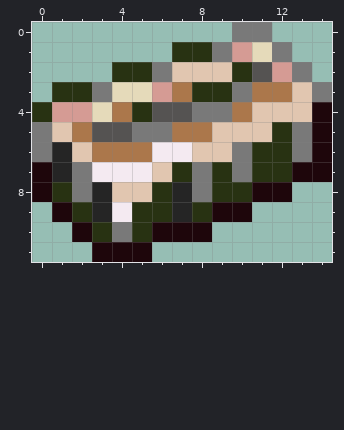
Pixel-art sprite: Items/Placeable/Bar/UnvolanditeBar.png. This is how it looked before the edit.
The file is 30x24 pixels, drawn in blocks of 2x2; one block is one cell here.
After:
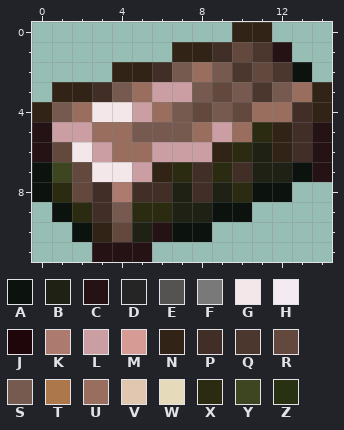
Palette (. is transparent): A #0c120d  B #1e2114  C #241215  D #252525  E #555352  F #797979  G #f3e7e9  H #f4eaf1  J #1e060b  K #ad7a70  L #cb9ea3  M #d59b94  N #312316  P #402e27  Q #4c372f  R #62483d  S #775a4f  T #ab774b  U #9a6e5e  V #e1c6b0  W #e5daba  X #2a2b11  Y #3d4620  Z #283212
Changes in this commit:
@@ x 0..14 @@
- 0 ..........FF...
- 1 .......ZZFMWF..
- 2 ....ZZFVVVZEMF.
- 3 .ZZFWWMTZZFTTVF
- 4 ZMMWTZEEFFTVVVJ
- 5 FVTEEFFTTVVVZFJ
- 6 FDVTTTHHVVFZZFJ
- 7 JDFHHHVZFZFZZJJ
- 8 JZFDVVZDFZZJJ..
- 9 .JZDHZZDZJJ....
-10 ..JZFZJJJ......
-11 ...JJJ.........
+ 0 ..........NN...
+ 1 .......NNPRQC..
+ 2 ....NNPSUSQRQA.
+ 3 .NNPSULLSRSQSUN
+ 4 NSUGGLUSRSRUUPN
+ 5 CLLUUSSSULUXNPC
+ 6 CRGLUULLLNXBNPC
+ 7 AYRGGLNXPXPBBAC
+ 8 AXRPKPPBPBXAA..
+ 9 .AXPSXXBBAA....
+10 ..ANRBCAA......
+11 ...CCC.........
Where, in picture pixels (left, top, right, bottom), the same in both pictures:
changed: (32, 22, 332, 262)
